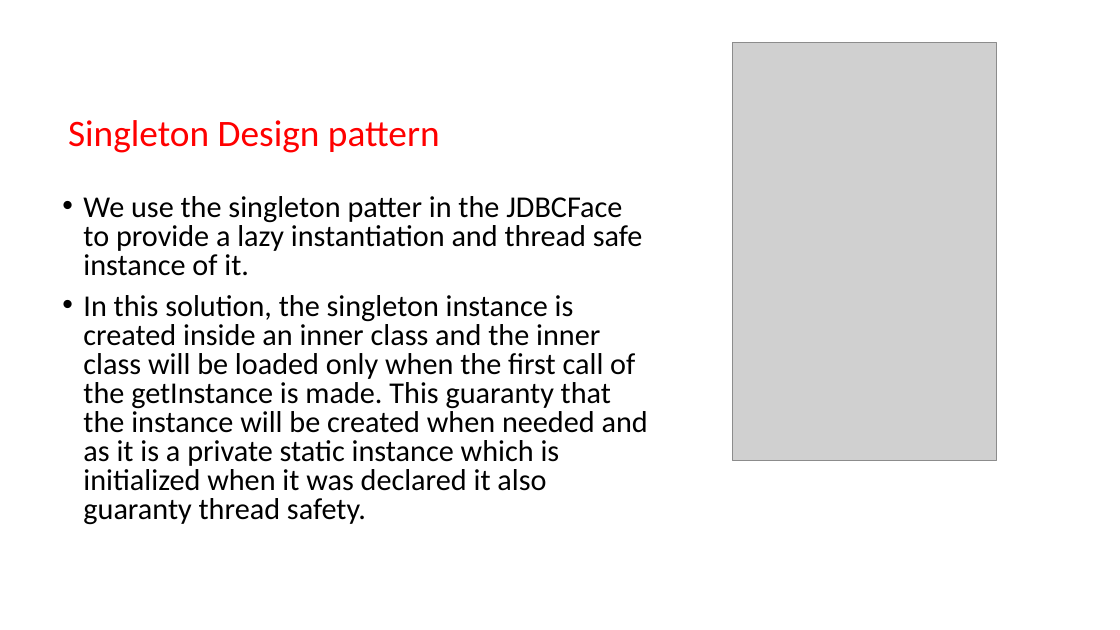
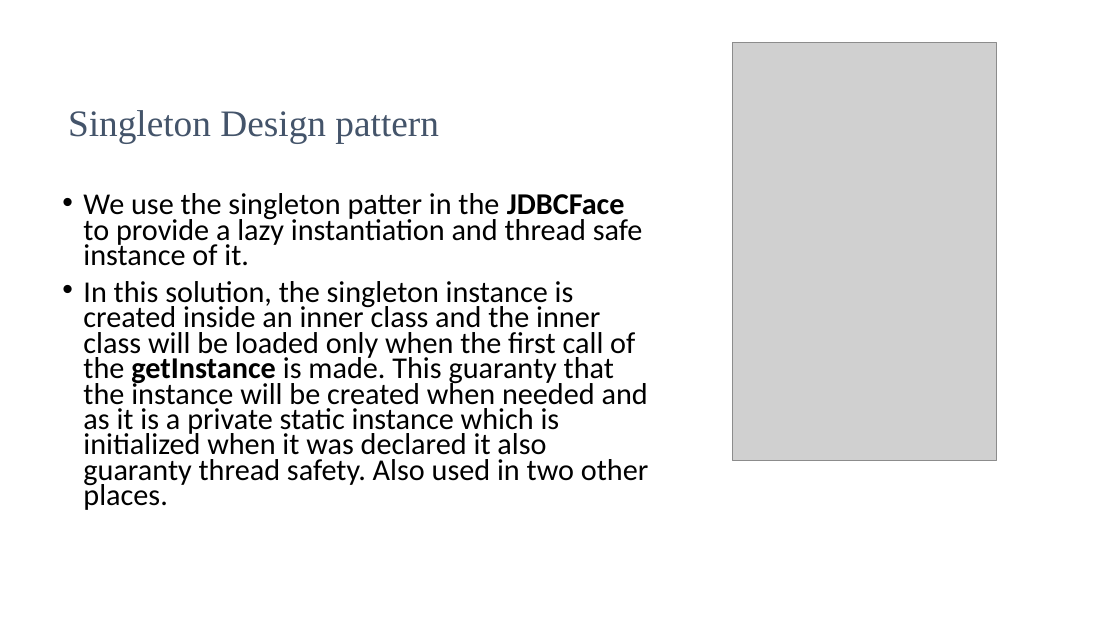
Before and after one commit to asdprojectlibrary/FrameworkLibraryProject, a slide deck: slide 14 of FinalLibraryFrameworkDesignDocument.pptx. Drawn at 1120x630 pixels with LibreOffice and Linux fonts; fonts in the diff are those of the drawing; grey boxes stand for pictures. Boxes give left, top, right and bottom in pixels: in the first picture for what was removed or moved away, otherwise in the second. Text is boxed around its words. In the diff, an @@ line names an element or a change of style, - is before the commit and + after.

Commit message:
document clean up, formatting

```diff
--- a/FinalLibraryFrameworkDesignDocument.pptx
+++ b/FinalLibraryFrameworkDesignDocument.pptx
@@ title "Singleton Design pattern" at box(68, 110, 439, 143): font Calibri to Times New Roman, text colour #FF0000 to #44546A @@
@@ text at box(83, 193, 643, 266): bold on in "JDBCFace"; line spacing 0.8 to 0.7 @@
@@ text at box(83, 281, 648, 510): text changed @@
-• In this solution, the singleton instance is created inside an inner class and the inner class will be loaded only when the first call of the getInstance is made. This guaranty that the instance will be created when needed and as it is a private static instance which is initialized when it was declared it also guaranty thread safety.
+• In this solution, the singleton instance is created inside an inner class and the inner class will be loaded only when the first call of the getInstance is made. This guaranty that the instance will be created when needed and as it is a private static instance which is initialized when it was declared it also guaranty thread safety. Also used in two other places.
```
Also in this commit, not shown: 12 other slides changed.
